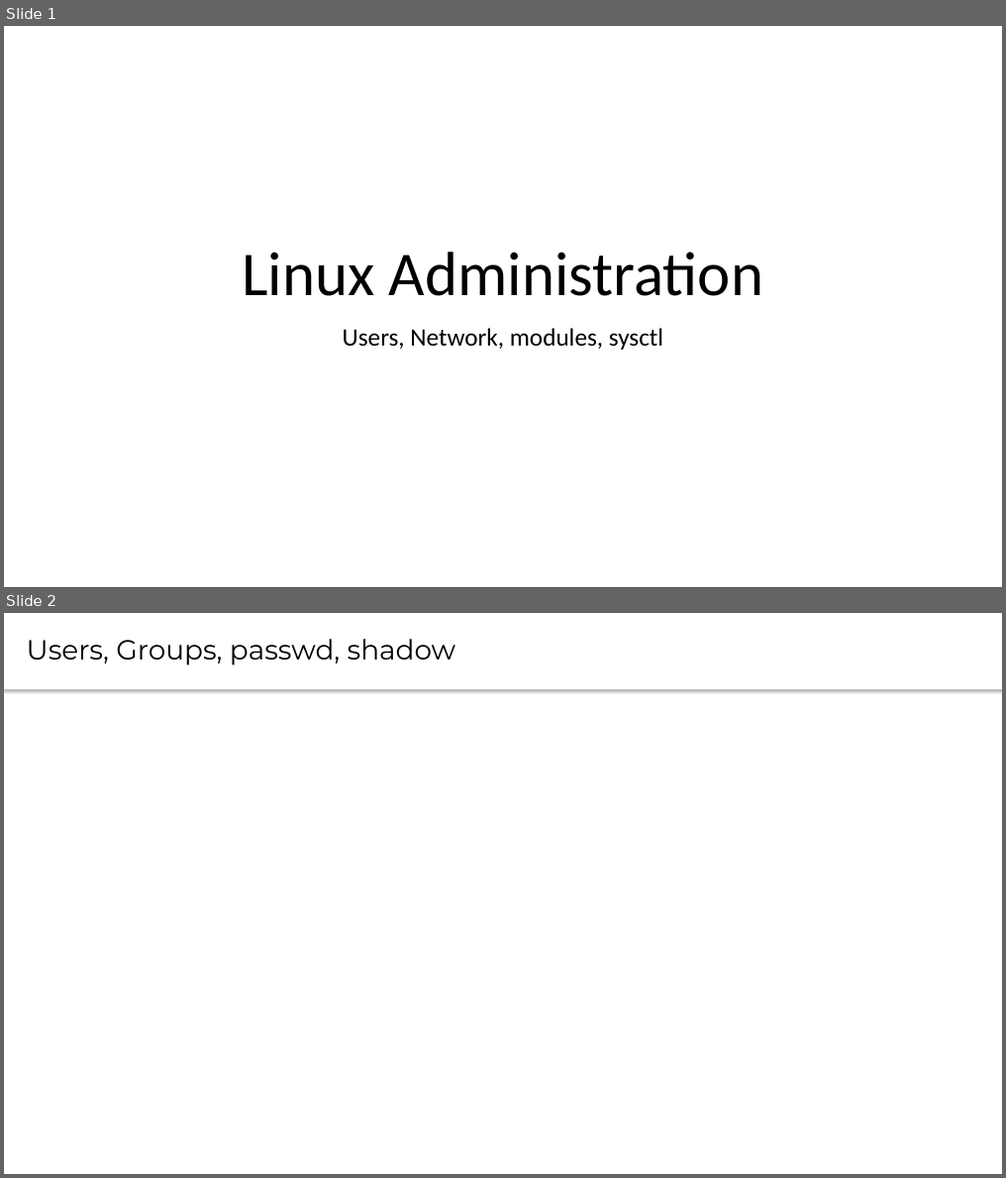
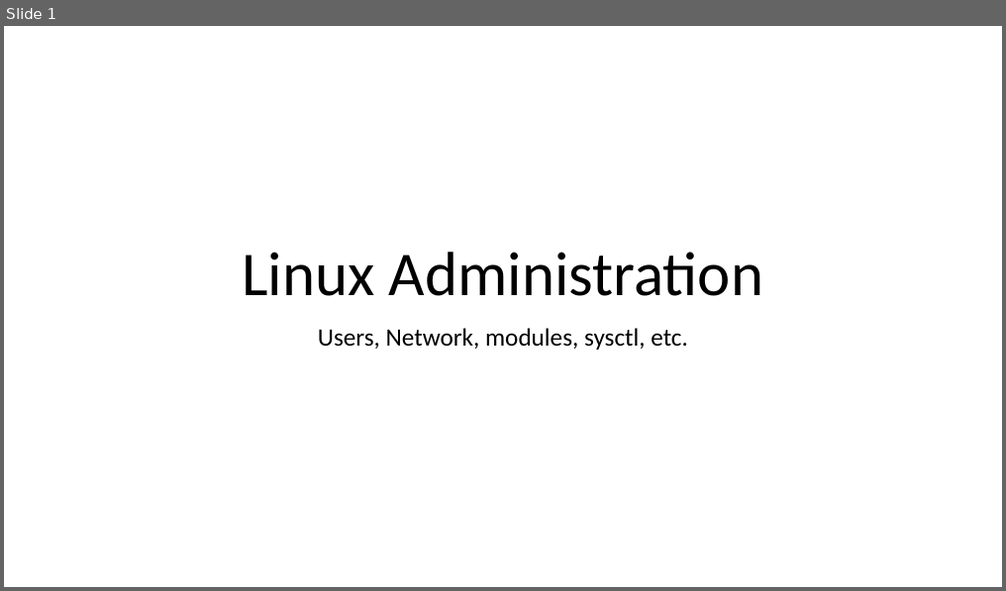
Before and after one commit to CsteerDevops1/lectures_devops2, a slide deck: LinuxAdm/LinuxAdm3.pptx. Shown one above the other, each under a label of ours: slides 1 and 2 before the commit, slide 1 after it. The pictures are 1006x1178 and 1006x591 pixels, drawn with LibreOffice and Linux fonts; fonts in the diff are those of the drawing. Boxes give left, top, right and bottom in pixels: in the first picture for what was removed or moved away, otherwise in the second. Text is boxed around its words. In the diff, an @@ line names an element or a change of style, - is before the commit and + after.

Commit message:
Added users lecture and homework

```diff
--- a/LinuxAdm/LinuxAdm3.pptx
+++ b/LinuxAdm/LinuxAdm3.pptx
@@ slide 2 removed at (4, 613, 1002, 1174), background #FFFFFF @@
@@ text removed at (4, 613, 1002, 689) @@
-Users, Groups, passwd, shadow
@@ slide 1 changed as well @@
@@ subtitle at (318, 328, 688, 350): text changed @@
-Users, Network, modules, sysctl
+Users, Network, modules, sysctl, etc.
```
Also in this commit, not shown: 17 slides added, 1 other file.
